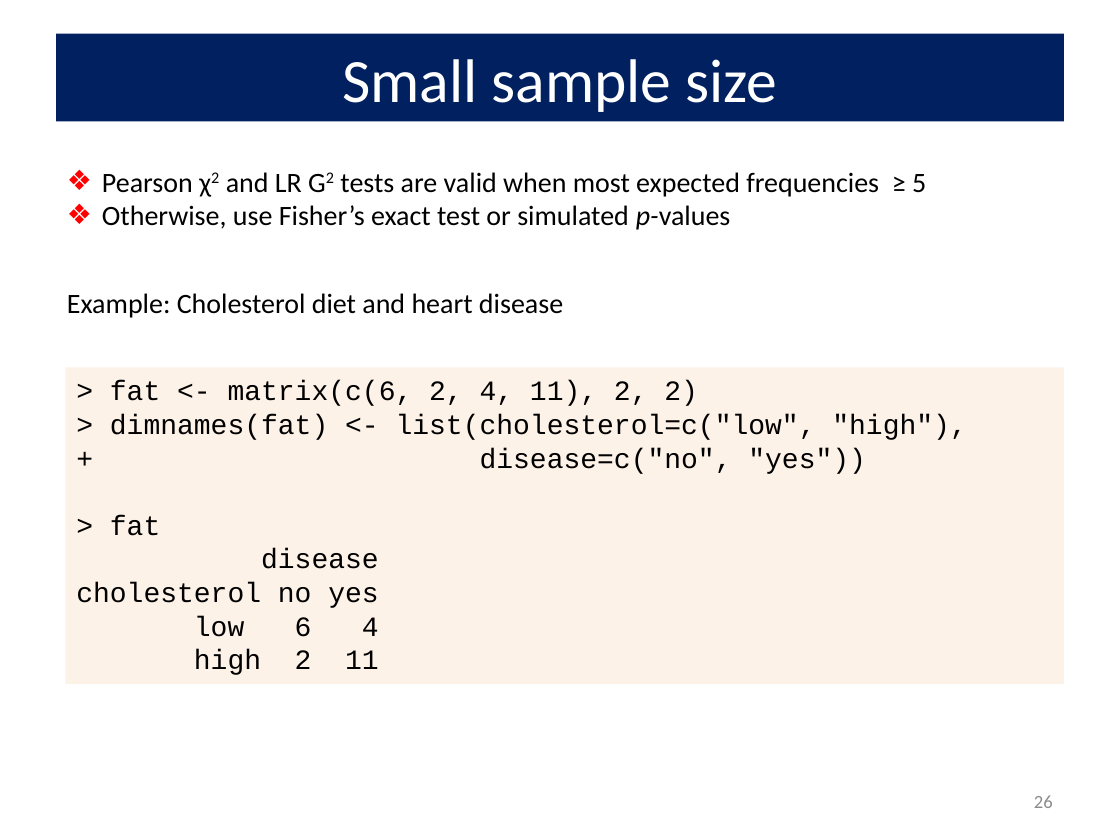
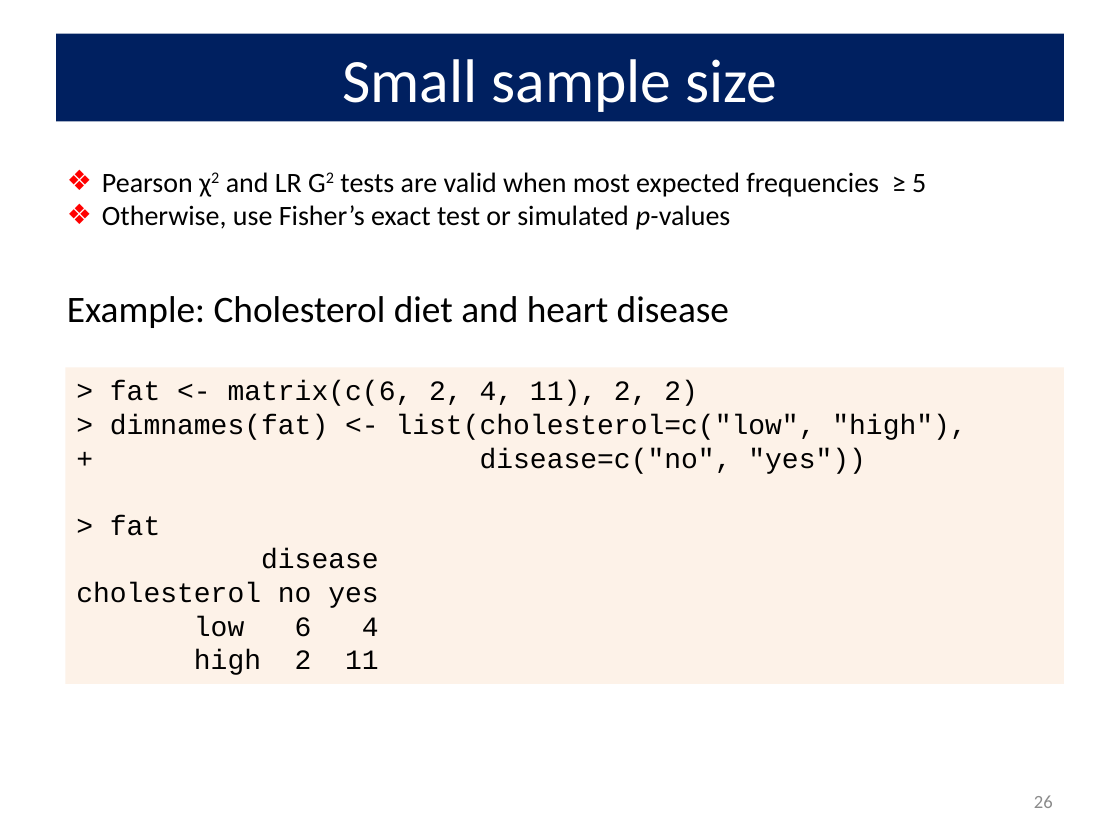
Before and after one commit to friendly/psy6136, a slide deck: slide 26 of docs/lectures/03-Twoway1.pptx. Drawn at 1120x840 pixels with LibreOffice and Linux fonts; fonts in the diff are those of the drawing. Boxes give left, top, right and bottom in pixels: in the first picture for what was removed or moved away, otherwise in the second. Text is boxed around its words. In the diff, an @@ line names an element or a change of style, - is before the commit and + after.

```diff
--- a/docs/lectures/03-Twoway1.pptx
+++ b/docs/lectures/03-Twoway1.pptx
@@ text "Example: Cholesterol diet and heart ..." at bbox=[67, 296, 729, 328]: size 18 to 24 pt @@
```
Also in this commit, not shown: 7 other slides changed, 1 slide removed, 15 other files.
